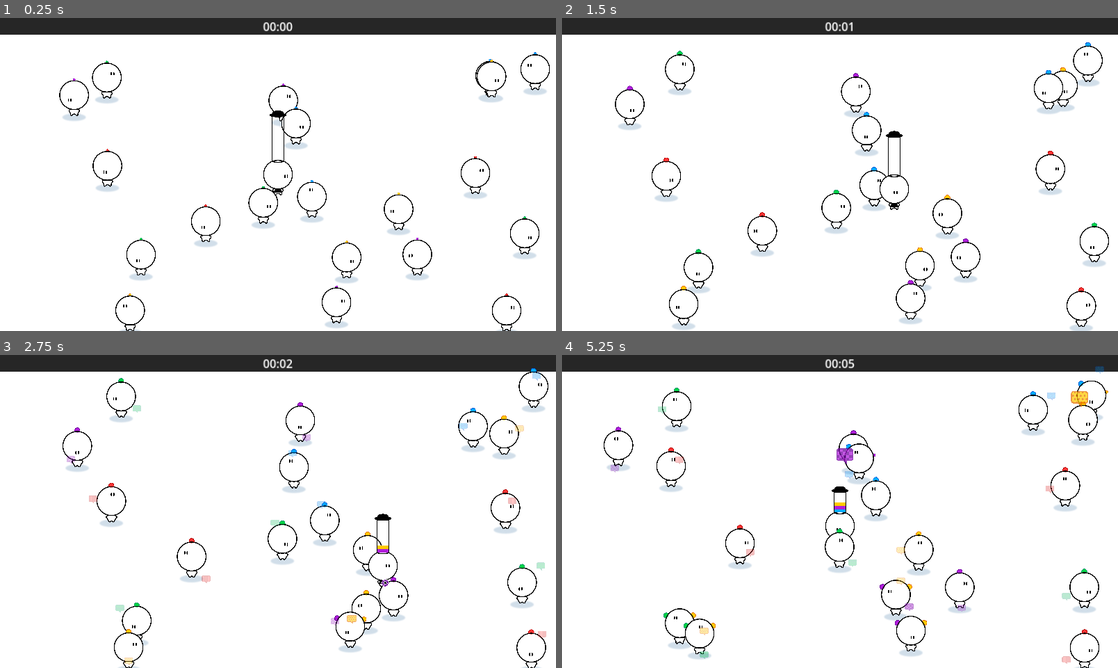
Above: before the commit, frames 1-4 (two rows, left to right).
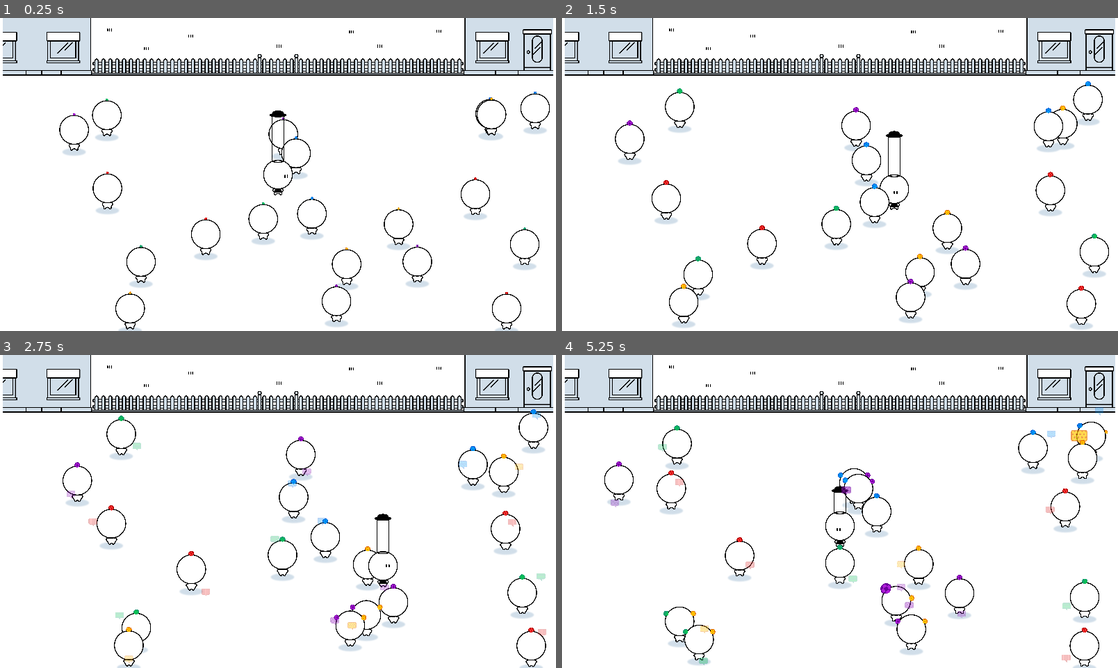
Above: after the commit, the same moments.

Repository: haihala/mankind-knew
Game: Godot game, scene res://world.tscn
Same seed, same stepped clock (60 frames per second), same inputs: the game is played once before the commit and once after it.
Inputs:
- Up to frame 1 (0.25 s): no input
- Up to frame 2 (1.5 s): hold D (move_right) 0.53-1.28 s; hold S (move_down) from 1.28 s (still down)
- Up to frame 3 (2.75 s): release S (move_down) at 2.03 s; hold D (move_right) from 2.03 s (still down)
- Up to frame 4 (5.25 s): release D (move_right) at 2.78 s; hold W (move_up) 2.78-3.53 s; hold A (move_left) 3.53-5.03 s; hold S (move_down) from 5.03 s (still down)

The runs differ from the first frame. In frame 1, 17% of the frame differs, in the area x 0-100%, y 0-100%; in frame 2, 17%; in frame 3, 18%; in frame 4, 18%.

Commit message:
Patterns over colors

Diff:
--- a/godot-project/end_screen.tscn
+++ b/godot-project/end_screen.tscn
@@ -40,6 +40,8 @@
 "RESET": SubResource("Animation_rpuup"),
 "start_blur": SubResource("Animation_js30q")
 }
+
+[sub_resource type="CanvasItemMaterial" id="CanvasItemMaterial_mxo4f"]
 
 [node name="EndScreen" type="Control"]
 z_index = 10
@@ -97,6 +99,31 @@
 color = Color(1, 1, 1, 0)
 script = ExtResource("4_v3ft8")
 
+[node name="Polygon2D1" type="Polygon2D" parent="VBoxContainer/MarginContainer/BeliefVisualization"]
+texture_repeat = 2
+material = SubResource("CanvasItemMaterial_mxo4f")
+texture_scale = Vector2(2.199, 2.199)
+
+[node name="Polygon2D2" type="Polygon2D" parent="VBoxContainer/MarginContainer/BeliefVisualization"]
+texture_repeat = 2
+material = SubResource("CanvasItemMaterial_mxo4f")
+texture_scale = Vector2(2.199, 2.199)
+
+[node name="Polygon2D3" type="Polygon2D" parent="VBoxContainer/MarginContainer/BeliefVisualization"]
+texture_repeat = 2
+material = SubResource("CanvasItemMaterial_mxo4f")
+texture_scale = Vector2(2.199, 2.199)
+
+[node name="Polygon2D4" type="Polygon2D" parent="VBoxContainer/MarginContainer/BeliefVisualization"]
+texture_repeat = 2
+material = SubResource("CanvasItemMaterial_mxo4f")
+texture_scale = Vector2(2.199, 2.199)
+
+[node name="Polygon2D5" type="Polygon2D" parent="VBoxContainer/MarginContainer/BeliefVisualization"]
+texture_repeat = 2
+material = SubResource("CanvasItemMaterial_mxo4f")
+texture_scale = Vector2(2.199, 2.199)
+
 [node name="ButtonContainer" type="HBoxContainer" parent="VBoxContainer"]
 layout_mode = 2
 theme_override_constants/separation = 200
--- a/godot-project/hat_shaft_fill.gdshader
+++ b/godot-project/hat_shaft_fill.gdshader
@@ -1,7 +1,9 @@
 shader_type canvas_item;
 
-uniform vec4[5] colors;
+uniform sampler2D[5] patterns;
+uniform float[5] pattern_scales;
 uniform float[5] beliefs;
+uniform float hat_height;
 
 void fragment() {
 	vec2 coords = vec2(1.0-2.0*UV.x, 1.0-UV.y);
@@ -12,7 +14,8 @@
 		float top = bottom + beliefs[i];
 		if (coords.y > bottom && coords.y < top) {
 			// In this segment
-			COLOR = colors[i];
+			vec2 pos = UV*pattern_scales[i]*vec2(1.0, hat_height);
+			COLOR = texture(patterns[i], fract(pos));
 			break;
 		}
 		bottom = top;
--- a/godot-project/npc.gd
+++ b/godot-project/npc.gd
@@ -2,8 +2,44 @@
 class_name NPC
 
 enum Belief {RED, GREEN, BLUE, PURPLE, ORANGE}
-@export var colors: Array[Color] = [Color('FF3535'), Color('00D347'), Color('00AAFF'), Color('B01DDA'), Color('FFC900')]
-@export var border_colors: Array[Color] = [Color('B40000'), Color('1A9874'), Color('005BD7'), Color('6D029C'), Color('E56F00')]
+static var colors: Array[Color] = [
+	Color('FF3535'),
+	Color('00D347'),
+	Color('00AAFF'),
+	Color('B01DDA'),
+	Color('FFC900')
+]
+static var border_colors: Array[Color] = [
+	Color('B40000'),
+	Color('1A9874'),
+	Color('005BD7'),
+	Color('6D029C'),
+	Color('E56F00')
+]
+static var patterns: Array[Texture2D] = [
+	load("res://pattern-square-red.png"),
+	load("res://pattern-square-green.png"),
+	load("res://pattern-square-blue.png"),
+	load("res://pattern-square-purple.png"),
+	load("res://pattern-square-yellow.png")
+]
+# Used in the thought bubbles and the player's hat
+static var pattern_scales: Array[float] = [
+	3,
+	0.5,
+	1,
+	1.5,
+	0.4,
+]
+
+# Used in the end screen charts
+static var pattern_ui_scales: Array[float] = [
+	1,
+	3,
+	5,
+	8,
+	4,
+]
 @export var projectile_scene: PackedScene
 @export var speed: float = 30
 @export var eyes_offset: float = 7
--- a/godot-project/npc.tscn
+++ b/godot-project/npc.tscn
@@ -10,6 +10,7 @@
 [ext_resource type="Texture2D" uid="uid://cywgpxoqroo1y" path="res://head-front.png" id="8_y7txn"]
 [ext_resource type="Texture2D" uid="uid://d4l8cmg46qquc" path="res://eyes.png" id="9_b2x7f"]
 [ext_resource type="Texture2D" uid="uid://c38c532l01bxn" path="res://head-outline.png" id="9_occuo"]
+[ext_resource type="Texture2D" uid="uid://bhjk5wj7alp2t" path="res://pattern-square-blue.png" id="9_y8uo7"]
 [ext_resource type="Texture2D" uid="uid://bjathuci5lsn1" path="res://shadow.png" id="10_ohbyq"]
 
 [sub_resource type="Curve" id="Curve_1fkl3"]
@@ -33,54 +34,65 @@
 
 [sub_resource type="ShaderMaterial" id="ShaderMaterial_a78gt"]
 shader = ExtResource("5_2lq31")
-shader_parameter/color = Color(1, 0, 0, 1)
-shader_parameter/padding = 0.448
+shader_parameter/color = Color(1, 1, 1, 1)
+shader_parameter/pattern_scale = 3.002
+shader_parameter/padding = 0.2
+shader_parameter/pattern = ExtResource("9_y8uo7")
 
 [sub_resource type="CanvasTexture" id="CanvasTexture_mpo78"]
 
 [sub_resource type="ShaderMaterial" id="ShaderMaterial_plwf0"]
 shader = ExtResource("5_2lq31")
-shader_parameter/color = Color(1, 0, 0, 1)
+shader_parameter/color = null
+shader_parameter/pattern_scale = 1.0
 shader_parameter/padding = 0.496
 
 [sub_resource type="ShaderMaterial" id="ShaderMaterial_ua1df"]
 shader = ExtResource("5_2lq31")
-shader_parameter/color = Color(1, 0, 0, 1)
+shader_parameter/color = null
+shader_parameter/pattern_scale = 1.0
 shader_parameter/padding = 0.2
 
 [sub_resource type="ShaderMaterial" id="ShaderMaterial_kkuth"]
 shader = ExtResource("5_2lq31")
-shader_parameter/color = Color(1, 0, 0, 1)
+shader_parameter/color = null
+shader_parameter/pattern_scale = 1.0
 shader_parameter/padding = 0.2
 
 [sub_resource type="ShaderMaterial" id="ShaderMaterial_v5uvs"]
 shader = ExtResource("5_2lq31")
-shader_parameter/color = Color(1, 0, 0, 1)
+shader_parameter/color = null
+shader_parameter/pattern_scale = 1.0
 shader_parameter/padding = 0.2
 
 [sub_resource type="ShaderMaterial" id="ShaderMaterial_4mr5x"]
 shader = ExtResource("5_2lq31")
-shader_parameter/color = Color(1, 0, 0, 1)
+shader_parameter/color = null
+shader_parameter/pattern_scale = 1.0
 shader_parameter/padding = 0.2
 
 [sub_resource type="ShaderMaterial" id="ShaderMaterial_1jdf0"]
 shader = ExtResource("5_2lq31")
-shader_parameter/color = Color(1, 0, 0, 1)
+shader_parameter/color = null
+shader_parameter/pattern_scale = 1.0
 shader_parameter/padding = 0.2
 
 [sub_resource type="ShaderMaterial" id="ShaderMaterial_mww58"]
 shader = ExtResource("5_2lq31")
-shader_parameter/color = Color(1, 0, 0, 1)
+shader_parameter/color = null
+shader_parameter/pattern_scale = 1.0
 shader_parameter/padding = 0.2
 
 [sub_resource type="ShaderMaterial" id="ShaderMaterial_6aumn"]
 shader = ExtResource("5_2lq31")
-shader_parameter/color = Color(1, 0, 0, 1)
+shader_parameter/color = null
+shader_parameter/pattern_scale = 1.0
 shader_parameter/padding = 0.2
 
 [sub_resource type="ShaderMaterial" id="ShaderMaterial_uxioa"]
 shader = ExtResource("5_2lq31")
-shader_parameter/color = Color(1, 0, 0, 1)
+shader_parameter/color = null
+shader_parameter/pattern_scale = 1.0
 shader_parameter/padding = 0.2
 
 [sub_resource type="CapsuleShape2D" id="CapsuleShape2D_2teft"]
@@ -91,8 +103,6 @@
 scale = Vector2(2, 2)
 collision_layer = 6
 script = ExtResource("1_f8a8o")
-colors = Array[Color]([Color(1, 0.207843, 0.207843, 1), Color(0, 0.827451, 0.278431, 1), Color(0, 0.666667, 1, 1), Color(0.690196, 0.113725, 0.854902, 1), Color(1, 0.788235, 0, 1)])
-border_colors = Array[Color]([Color(0.705882, 0, 0, 1), Color(0.0980392, 0.592157, 0.45098, 1), Color(0, 0.356863, 0.843137, 1), Color(0.427451, 0.00784314, 0.611765, 1), Color(0.898039, 0.435294, 0, 1)])
 projectile_scene = ExtResource("2_rifn1")
 npc_influence_distance_falloff = SubResource("Curve_1fkl3")
 
@@ -121,6 +131,7 @@
 dead_angle = 2.094
 
 [node name="Belief1" type="Node2D" parent="BeliefVisualizer"]
+scale = Vector2(30.541, 30.541)
 
 [node name="Core" type="Sprite2D" parent="BeliefVisualizer/Belief1"]
 material = SubResource("ShaderMaterial_a78gt")
@@ -181,17 +192,20 @@
 autostart = true
 
 [node name="Head-front" type="Sprite2D" parent="."]
+visible = false
 self_modulate = Color(1, 1, 1, 0.501961)
 z_index = 10
 scale = Vector2(0.08, 0.08)
 texture = ExtResource("8_y7txn")
 
 [node name="Head-outline" type="Sprite2D" parent="."]
+visible = false
 z_index = 10
 scale = Vector2(0.08, 0.08)
 texture = ExtResource("9_occuo")
 
 [node name="CollisionShape2D" type="CollisionShape2D" parent="."]
+visible = false
 position = Vector2(0, 2.75)
 shape = SubResource("CapsuleShape2D_2teft")
 
@@ -203,6 +217,7 @@
 autostart = true
 
 [node name="Eyes" type="Sprite2D" parent="."]
+visible = false
 z_index = 15
 scale = Vector2(0.08, 0.08)
 texture = ExtResource("9_b2x7f")
--- a/godot-project/npc_belief_visualizer.gd
+++ b/godot-project/npc_belief_visualizer.gd
@@ -54,7 +54,9 @@
 	for belief in NPC.Belief.values():
 		var child = get_child(belief)
 		var core = child.get_node("./Core").material
-		core.set_shader_parameter("color", get_parent().colors[belief])
+		core.set_shader_parameter("color", Color.WHITE)
+		core.set_shader_parameter("pattern", get_parent().patterns[belief])
+		core.set_shader_parameter("pattern_scale", get_parent().pattern_scales[belief])
 		core.set_shader_parameter("padding", border_thickness)
 		var outline = child.get_node("./Outline").material
 		outline.set_shader_parameter("color", get_parent().border_colors[belief])
--- a/godot-project/player.gd
+++ b/godot-project/player.gd
@@ -26,7 +26,10 @@
 	hat_offset = $HatShaft.position
 	$HatShaftFill.scale.y = max_hat_height
 	$HatShaftFill.position = hat_offset - Vector2(0, max_hat_height/2)
-	$HatShaftFill.material.set_shader_parameter("colors", NPC.new().colors)
+	var npc = NPC.new()
+	$HatShaftFill.material.set_shader_parameter("patterns", npc.patterns)
+	$HatShaftFill.material.set_shader_parameter("pattern_scales", npc.pattern_scales)
+	$HatShaftFill.material.set_shader_parameter("hat_height", max_hat_height / 8)
 	$Body.play("default")
 
 func _physics_process(delta: float) -> void:
--- a/godot-project/player.tscn
+++ b/godot-project/player.tscn
@@ -1,4 +1,4 @@
-[gd_scene load_steps=14 format=4 uid="uid://be55yifao4fp"]
+[gd_scene load_steps=14 format=3 uid="uid://be55yifao4fp"]
 
 [ext_resource type="Script" path="res://player.gd" id="1_n0b4w"]
 [ext_resource type="PackedScene" uid="uid://ddly54cbm84af" path="res://projectile.tscn" id="2_j4an7"]
@@ -29,8 +29,10 @@
 
 [sub_resource type="ShaderMaterial" id="ShaderMaterial_ko1ec"]
 shader = ExtResource("4_wc2p6")
-shader_parameter/colors = PackedVector4Array(0, 0, 1, 1, 1, 0, 0, 1)
+shader_parameter/pattern_scales = null
 shader_parameter/beliefs = PackedFloat32Array(0.194, 0.556)
+shader_parameter/hat_height = null
+shader_parameter/patterns = null
 
 [sub_resource type="CanvasTexture" id="CanvasTexture_xx132"]
 
--- a/godot-project/population_belief_visualization.gd
+++ b/godot-project/population_belief_visualization.gd
@@ -4,19 +4,39 @@
 @onready var stats = get_tree().get_first_node_in_group("stats")
 @onready var spawner = get_tree().get_first_node_in_group("spawner")
 
+
 func _draw() -> void:
-	var bar_width = size.x/stats.state_log.size()
+	var bar_width = size.x / (stats.state_log.size()-1)
 	var height_scaler = size.y / spawner.amount
+
+	var tops = [[], [], [], [], []]
+	var bottoms = [[], [], [], [], []]
 	for time in range(stats.state_log.size()):
+		var x = time * bar_width
+		var bottom = size.y
 		var state = stats.state_log[time]
-		var bottom = size.y
 		for belief in NPC.Belief.values():
 			var height = height_scaler * state[belief]
-			var rect = Rect2(
-				time * bar_width,
-				bottom-height,
-				bar_width,
-				height
-			)
-			draw_rect(rect, NPC.new().colors[belief])
-			bottom -= height
+			var top = bottom - height
+			bottoms[belief].push_front([x, bottom])
+			tops[belief].push_back([x, top])
+			bottom = top
+
+	for belief in NPC.Belief.values():
+		var bot = bottoms[belief]
+		var top = tops[belief]
+		bot.append_array(top)
+
+		var child = get_child(belief)
+		child.polygon = float_array_to_Vector2Array(bot)
+		var npc = NPC.new()
+		child.texture = npc.patterns[belief]
+		var tex_scale = npc.pattern_ui_scales[belief]
+		child.texture_scale = Vector2(tex_scale, tex_scale)
+
+func float_array_to_Vector2Array(coords : Array) -> PackedVector2Array:
+	# Convert the array of floats into a PackedVector2Array.
+	var array : PackedVector2Array = []
+	for coord in coords:
+		array.append(Vector2(coord[0], coord[1]))
+	return array
--- a/godot-project/sphere.gdshader
+++ b/godot-project/sphere.gdshader
@@ -1,12 +1,14 @@
 shader_type canvas_item;
 
 uniform vec4 color : source_color;
+uniform sampler2D pattern : source_color;
+uniform float pattern_scale = 1.0;
 uniform float padding = 0.2;
 
 void fragment() {
 	vec2 centered = 2.0*(UV - vec2(0.5));
 	if (length(centered) < 1.0 - padding) {
-		COLOR = color;
+		COLOR = texture(pattern, fract(UV * pattern_scale)) * color;
 	} else {
 		COLOR.a = 0.0;
 	}
--- a/godot-project/wall.tscn
+++ b/godot-project/wall.tscn
@@ -1,17 +1,15 @@
 [gd_scene load_steps=3 format=3 uid="uid://dvupfo6cbega2"]
 
+[ext_resource type="Texture2D" uid="uid://tvvt57l8crvv" path="res://wall.png" id="1_ilna6"]
+
 [sub_resource type="RectangleShape2D" id="RectangleShape2D_175p2"]
-size = Vector2(200, 200)
-
-[sub_resource type="CanvasTexture" id="CanvasTexture_3xcxu"]
+size = Vector2(6916, 720)
 
 [node name="Wall" type="StaticBody2D"]
 collision_layer = 3
 
+[node name="Sprite2D" type="Sprite2D" parent="."]
+texture = ExtResource("1_ilna6")
+
 [node name="CollisionShape2D" type="CollisionShape2D" parent="."]
 shape = SubResource("RectangleShape2D_175p2")
-
-[node name="Sprite2D" type="Sprite2D" parent="."]
-modulate = Color(0.147672, 0.147672, 0.147672, 1)
-scale = Vector2(200, 200)
-texture = SubResource("CanvasTexture_3xcxu")
--- a/godot-project/world.tscn
+++ b/godot-project/world.tscn
@@ -19,36 +19,35 @@
 texture = SubResource("CanvasTexture_qkyk7")
 
 [node name="WallLeft" parent="." instance=ExtResource("2_wy0le")]
-position = Vector2(-676, 0)
-scale = Vector2(1, 6.813)
+position = Vector2(-930, 0)
+rotation = 1.5708
 collision_layer = 1
 collision_mask = 0
 
 [node name="WallRight" parent="." instance=ExtResource("2_wy0le")]
-position = Vector2(676, 0)
-scale = Vector2(1, 6.813)
+position = Vector2(930, 0)
+rotation = -1.5708
 collision_layer = 1
 collision_mask = 0
 
 [node name="WallBottom" parent="." instance=ExtResource("2_wy0le")]
-position = Vector2(0, 424)
-scale = Vector2(7.875, 1)
+position = Vector2(0, 680)
 collision_layer = 1
 collision_mask = 0
 
 [node name="WallTop" parent="." instance=ExtResource("2_wy0le")]
 z_index = -4096
 z_as_relative = false
-position = Vector2(0, -390)
-scale = Vector2(7.875, 1)
+position = Vector2(0, -266)
+scale = Vector2(0.17, 0.17)
 collision_layer = 1
 collision_mask = 0
 
 [node name="Player" parent="." instance=ExtResource("1_uc7q8")]
 
 [node name="NPCSpawner" parent="." instance=ExtResource("3_23yi1")]
-position = Vector2(0, 20)
-scale = Vector2(55, 29)
+position = Vector2(0, 60)
+scale = Vector2(55, 24)
 
 [node name="Camera2D" type="Camera2D" parent="."]
 
Not shown: 1 places in godot-project/end_screen.tscn that only renumber resources
Not shown: 1 places in godot-project/npc.tscn that only renumber resources
Binary file added: godot-project/pattern-blue.png
Not shown, added: godot-project/pattern-blue.png.import
Binary file added: godot-project/pattern-green.png
Not shown, added: godot-project/pattern-green.png.import
Binary file added: godot-project/pattern-purple.png
Not shown, added: godot-project/pattern-purple.png.import
Binary file added: godot-project/pattern-red.png
Not shown, added: godot-project/pattern-red.png.import
Binary file added: godot-project/pattern-square-blue.png
Not shown, added: godot-project/pattern-square-blue.png.import
(and 12 more such lines)
